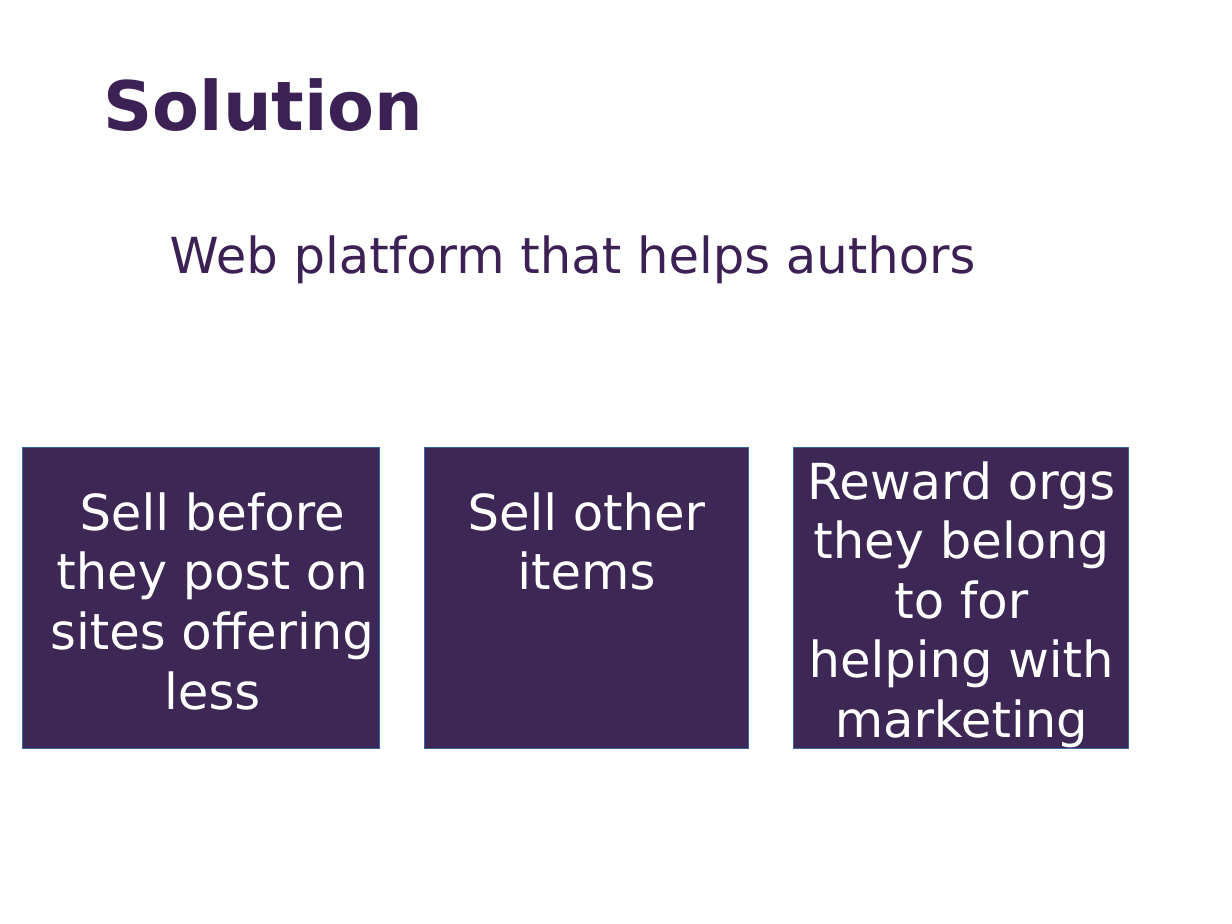
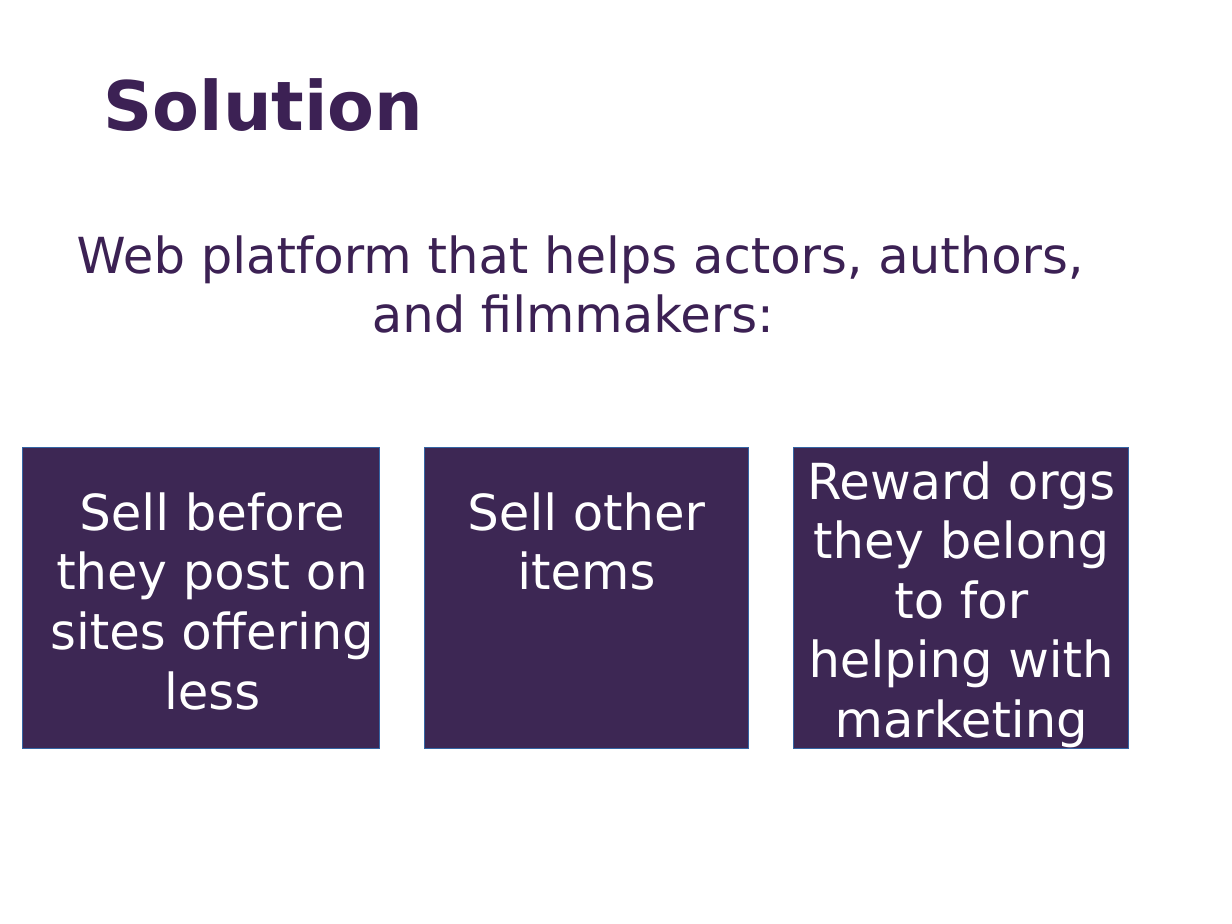
Before and after one commit to ece106/tomatocan, a slide deck: slide 3 of public/pitchSlides.pptx. Drawn at 1232x924 pixels with LibreOffice and Linux fonts; fonts in the diff are those of the drawing. Boxes give left, top, right and bottom in pixels: in the first picture for what was removed or moved away, otherwise in the second. Text is boxed around its words. In the diff, an @@ line names an element or a change of style, - is before the commit and + after.

```diff
--- a/public/pitchSlides.pptx
+++ b/public/pitchSlides.pptx
@@ text at [77, 235, 1083, 333]: text changed @@
-Web platform that helps authors
+Web platform that helps actors, authors, and filmmakers:
```
Also in this commit, not shown: 6 other slides changed, 6 other files.
